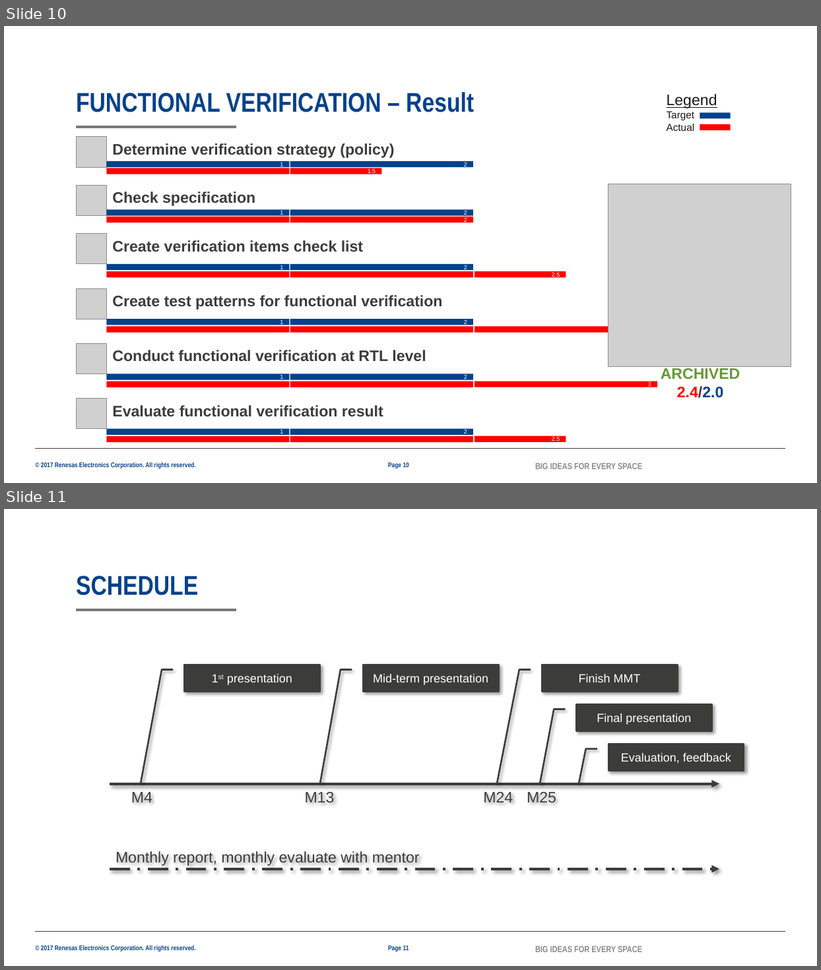
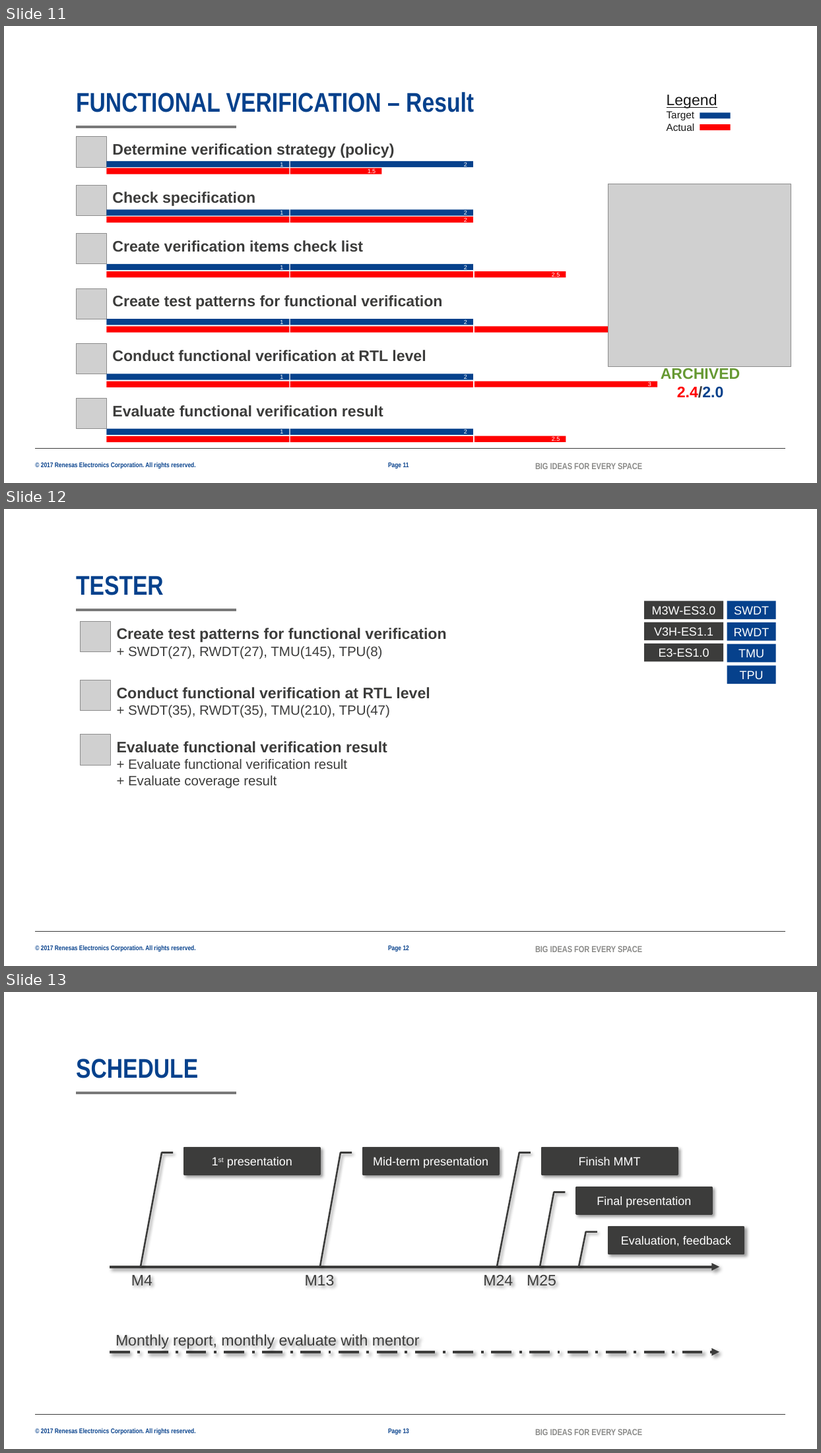
Before and after one commit to lesyhau/bridge, a slide deck: mms.pptx. Shown one above the other, each under a label of ours: slides 10 and 11 before the commit, slides 11, 12 and 13 after it. The pictures are 821x970 and 821x1453 pixels, drawn with LibreOffice and Linux fonts; fonts in the diff are those of the drawing; grey boxes stand for pictures; background and template pictures are left out. Boxes give left, top, right and bottom in pixels: in the first picture for what was removed or moved away, otherwise in the second. Text is boxed around its words. In the diff, an @@ line names an element or a change of style, - is before the commit and + after.

```diff
--- a/mms.pptx
+++ b/mms.pptx
@@ slide 12 added at box(4, 509, 817, 966), background #FFFFFF; not listed: 4 template elements that a slide beside it also shows @@
@@ title added at box(76, 576, 164, 595), 32 pt, text #06418C, bold @@
+TESTER
@@ rectangle added at box(644, 601, 724, 619), fill #3C3C3B, 14 pt, text #FFFFFF @@
+M3W-ES3.0
@@ rectangle added at box(727, 601, 776, 619), fill #06418C, 14 pt, text #FFFFFF @@
+SWDT
@@ picture added at box(81, 621, 111, 652) @@
@@ rectangle added at box(644, 623, 724, 641), fill #3C3C3B, 14 pt, text #FFFFFF @@
+V3H-ES1.1
@@ rectangle added at box(727, 623, 776, 641), fill #06418C, 14 pt, text #FFFFFF @@
+RWDT
@@ text added at box(117, 628, 446, 659), 18 pt, text #3C3C3B, bold @@
+Create test patterns for functional verification
++ SWDT(27), RWDT(27), TMU(145), TPU(8)
@@ rectangle added at box(644, 644, 724, 662), fill #3C3C3B, 14 pt, text #FFFFFF @@
+E3-ES1.0
@@ rectangle added at box(727, 644, 776, 663), fill #06418C, 14 pt, text #FFFFFF @@
+TMU
@@ rectangle added at box(727, 666, 776, 684), fill #06418C, 14 pt, text #FFFFFF @@
+TPU
@@ picture added at box(81, 681, 111, 711) @@
@@ text added at box(117, 687, 430, 718), 18 pt, text #3C3C3B, bold @@
+Conduct functional verification at RTL level
++ SWDT(35), RWDT(35), TMU(210), TPU(47)
@@ picture added at box(81, 735, 111, 765) @@
@@ text added at box(117, 741, 387, 789), 16 pt, text #3C3C3B @@
+Evaluate functional verification result
++ Evaluate functional verification result
++ Evaluate coverage result
@@ page number added at box(388, 946, 409, 952), 8 pt, text #06418C, bold @@
+Page 12
@@ what was slide 10 is now slide 11 @@
@@ page number at box(388, 463, 409, 469): text changed @@
-Page 10
+Page 11
@@ what was slide 11 is now slide 13 @@
@@ page number at box(388, 1429, 409, 1435): text changed @@
-Page 11
+Page 13
```
Also in this commit, not shown: 1 slide changed, 1 other slide added.
